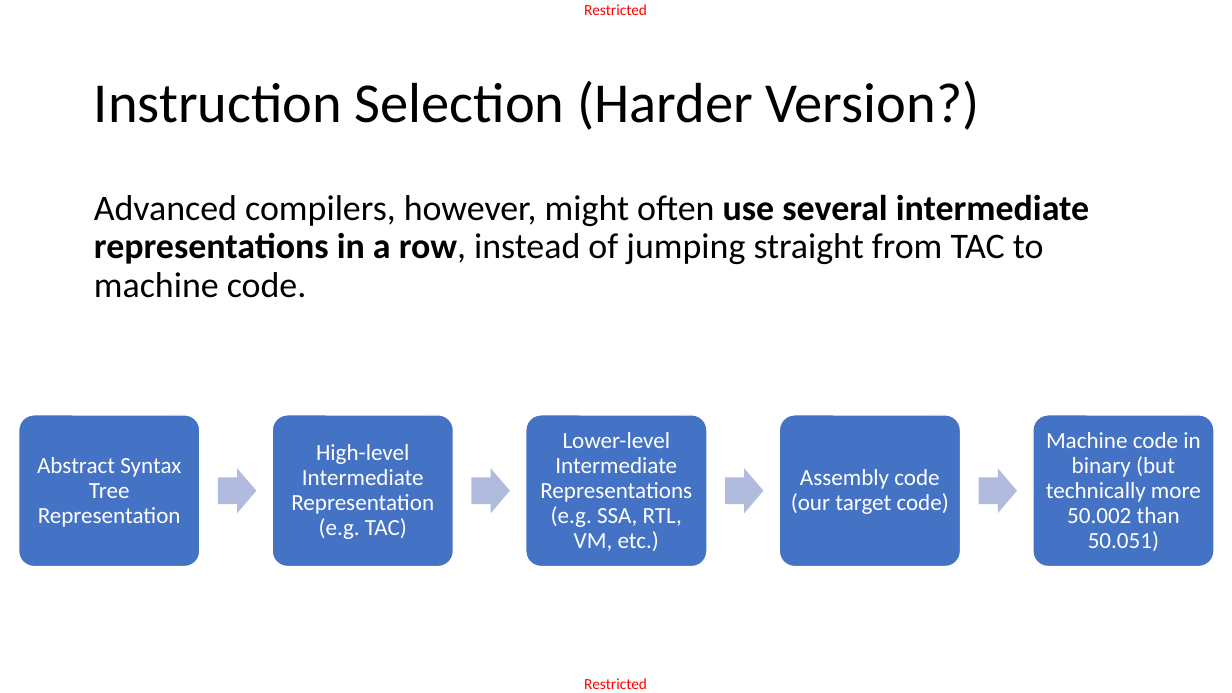
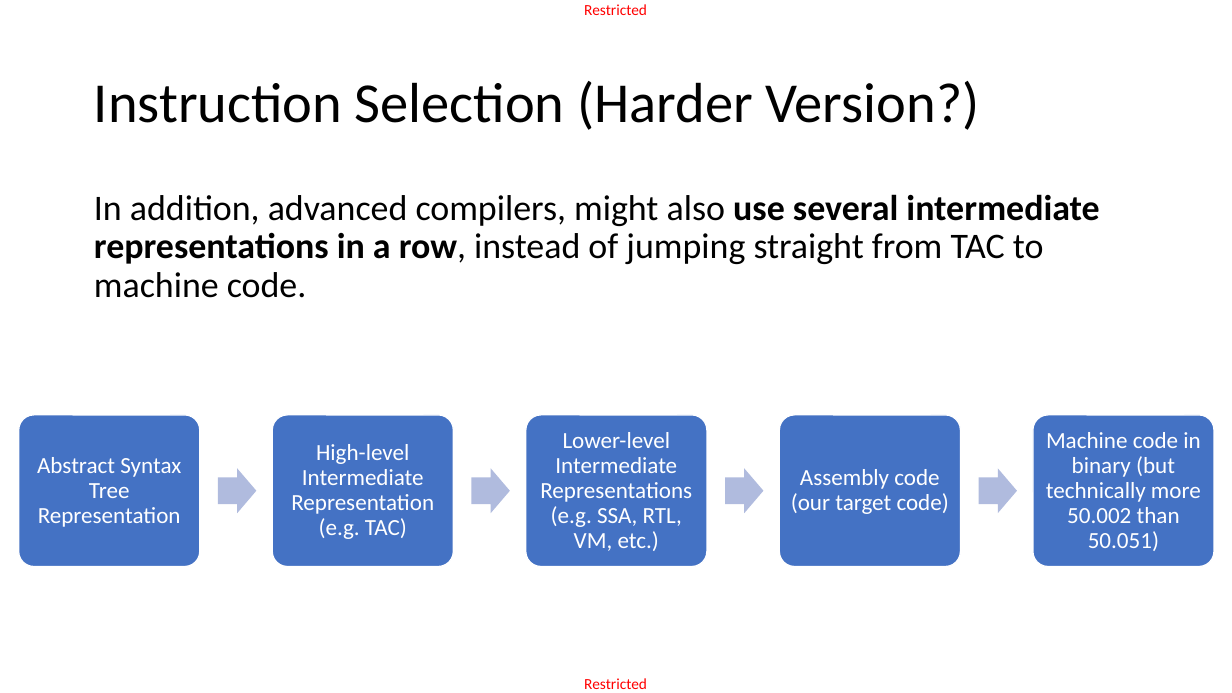
Before and after one commit to matthieudemari/SUTD_PLC_50_051, a slide deck: slide 13 of W13/W13S2/W13S2.pptx (slide 8 before the commit). Drawn at 1232x693 pixels with LibreOffice and Linux fonts; fonts in the diff are those of the drawing. Boxes give left, top, right and bottom in pixels: in the first picture for what was removed or moved away, otherwise in the second. Text is boxed around its words. In the diff, an @@ line names an element or a change of style, - is before the commit and + after.

```diff
--- a/W13/W13S2/W13S2.pptx
+++ b/W13/W13S2/W13S2.pptx
@@ text at box(94, 194, 1099, 298): text changed @@
-Advanced compilers, however, might often use several intermediate representations in a row, instead of jumping straight from TAC to machine code.
+In addition, advanced compilers, might also use several intermediate representations in a row, instead of jumping straight from TAC to machine code.
```
Also in this commit, not shown: 2 other slides changed, 55 slides added, 5 slides removed.
